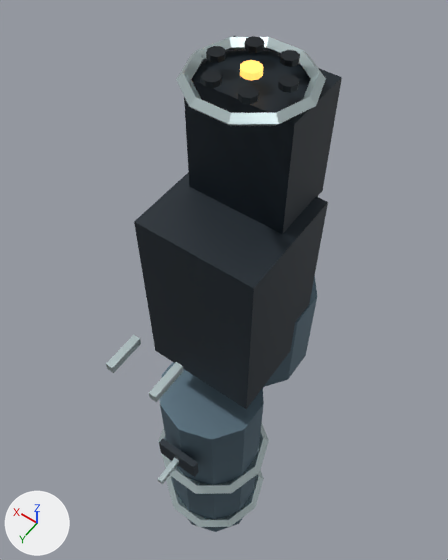
Renders of the Blender file tools/godot-weapons/blender-art/masters/world-5.blend from each side of a commit.
The view is the same before and after, from a camera (50 mm lens) standing at (-0.348, 0.487, 0.7) and looking at (0.073, -0.102, -0.225). Arrows for +X, +Y and +Z are at lower left; the lights stay in place. The older version comes first.

Names of what the first picture shows: 'barrel-assembly-light', 'body-cavity', 'body-dark', 'body-glow', 'body-rubber', 'body-trim', 'feed-light'.
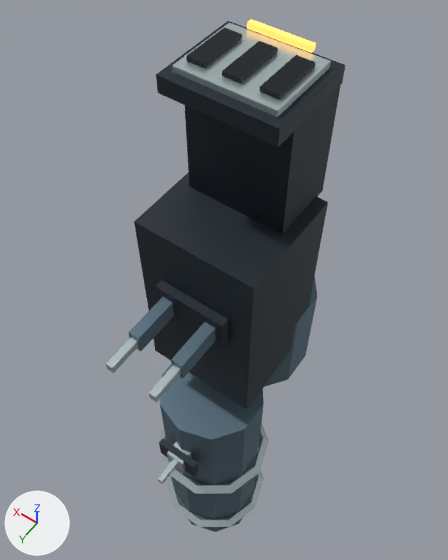
Diff of the bpy script that builds the scene:
```diff
--- a/tools/godot-weapons/blender-art/masters/world-5.blend.py
+++ b/tools/godot-weapons/blender-art/masters/world-5.blend.py
@@ me_cube_273 @@
 # used by ob_body_dark; parent = ob_body; location = (0.0, -0.02, -0.1)
-me_cube_273.from_pydata(...)  # 16 vertices, 12 faces; spans x -0.1..0.1, y -0.095..0.178, z -0.395..0.17
+me_cube_273.from_pydata(...)  # 32 vertices, 24 faces; spans x -0.1..0.1, y -0.108..0.178, z -0.395..0.377
+# me_cube_273 part 1: a new loose piece, a box spanning x -0.061..0.061, y 0.094..0.11, z 0.003..0.068, in mat_dark (dark blue #202b34)
+# me_cube_273 part 2: a new loose piece, a box spanning x -0.085..0.085, y -0.108..0.037, z 0.352..0.377, in mat_dark (dark blue #202b34)
 me_cube_273.materials.append(mat_dark)
@@ me_torus_051 @@
 # used by ob_body_trim; parent = ob_body; location = (0.0, 0.04, -0.83)
-me_torus_051.from_pydata(...)  # 168 vertices, 154 faces; spans x -0.122..0.122, y -0.249..0.182, z -0.013..1.104
+me_torus_051.from_pydata(...)  # 144 vertices, 126 faces; spans x -0.122..0.122, y -0.249..0.182, z -0.013..1.116
+# me_torus_051 part 3: a new loose piece, a box spanning x -0.019..0.019, y 0.093..0.124, z 0.339..0.38, in mat_trim (light grey #c5d6d8)
+# me_torus_051 part 4: a new loose piece, a box spanning x -0.0725..0.0725, y -0.1525..-0.0375, z 1.106..1.116, in mat_trim (light grey #c5d6d8)
+# me_torus_051 part 5: the loose piece of 40 vertices spanning x -0.089..0.089, y -0.18..-0.01, z 1.086..1.104 is deleted
 me_torus_051.materials.append(mat_trim)
@@ me_cube_274 @@
 # used by ob_body_cavity; parent = ob_body; location = (-0.065, -0.107, -0.28)
-me_cube_274.from_pydata(...)  # 128 vertices, 84 faces; spans x -0.022..0.136, y -0.065..0.147, z -0.075..0.563
+me_cube_274.from_pydata(...)  # 56 vertices, 42 faces; spans x -0.022..0.136, y -0.065..0.147, z -0.075..0.573
+# me_cube_274 part 6: a new loose piece, a box spanning x 0.001..0.027, y 0.017..0.093, z 0.567..0.573, in mat_cavity (black #09151d)
+# me_cube_274 part 7: a new loose piece, a box spanning x 0.052..0.078, y 0.017..0.093, z 0.567..0.573, in mat_cavity (black #09151d)
+# me_cube_274 part 8: a new loose piece, a box spanning x 0.103..0.129, y 0.017..0.093, z 0.567..0.573, in mat_cavity (black #09151d)
+# me_cube_274 part 9: 6 loose pieces with 96 vertices, spanning x 0.002..0.128, y -0.004..0.108, z 0.555..0.563, are deleted
 me_cube_274.materials.append(mat_cavity)
@@ me_cube_277 @@
 # used by ob_body_glow; parent = ob_body; location = (0.105, 0.002, -0.08)
-me_cube_277.from_pydata(...)  # 28 vertices, 18 faces; spans x -0.118..0.007, y -0.071..0.01, z -0.045..0.361
+me_cube_277.from_pydata(...)  # 16 vertices, 12 faces; spans x -0.151..0.007, y -0.123..0.01, z -0.045..0.375
+# me_cube_277 part 10
+# 12 vertices are removed from x -0.118..-0.097, y -0.071..-0.046, z 0.352..0.361
+# 11 faces are deleted
+# 8 vertices move from x -0.105..-0.092, y -0.061..-0.043, z 0.352..0.361 to x -0.151..-0.059, y -0.123..-0.114, z 0.367..0.375
+# 5 new faces join them
 me_cube_277.materials.append(mat_glow)
@@ me_cube_374 @@
+me_cube_374.from_pydata(...)  # a box spanning x -0.0095..0.0095, y -0.0495..0.0495, z -0.017..0.017; a box spanning x 0.0685..0.0875, y -0.0495..0.0495, z -0.017..0.017
+me_cube_374.materials.append(mat_light)  # blue #617886
@@ ob_body_light @@
+ob_body_light = bpy.data.objects.new('body-light', me_cube_374)
+ob_body_light.parent = ob_body
+ob_body_light.location = (-0.039, 0.118, -0.065)
```

Pixel boxes [x1, y1, x2, y2] of what changed, in the pictures (448 x 560 px):
'body-dark', reshaped (9% wider, 49% taller)
    before: [134, 172, 328, 477]
    after: [134, 21, 345, 477]
'body-trim', reshaped
    before: [106, 37, 326, 527]
    after: [106, 23, 331, 527]
'body-cavity', reshaped
    before: [201, 36, 300, 104]
    after: [186, 27, 315, 100]
'body-light', added (blue)
    after: [128, 297, 215, 378]
'body-glow', reshaped
    before: [240, 60, 263, 81]
    after: [247, 19, 316, 53]
part 1 of me_cube_273, added
    after: [155, 280, 228, 350]
part 2 of me_cube_273, added
    after: [156, 21, 345, 147]
part 3 of me_torus_051, added
    after: [167, 442, 191, 472]
part 4 of me_torus_051, added
    after: [172, 23, 331, 117]
part 5 of me_torus_051, deleted
    before: [176, 37, 326, 126]
part 6 of me_cube_274, added (black)
    after: [260, 55, 315, 100]
part 7 of me_cube_274, added (black)
    after: [222, 41, 278, 83]
part 8 of me_cube_274, added (black)
    after: [186, 27, 242, 68]
part 9 of me_cube_274, deleted (black)
    before: [201, 36, 300, 104]
